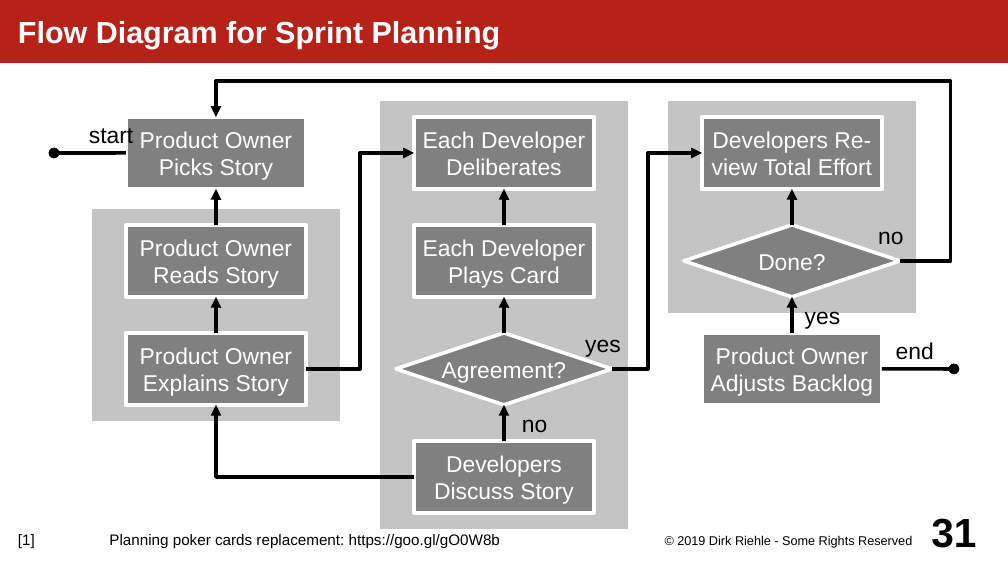
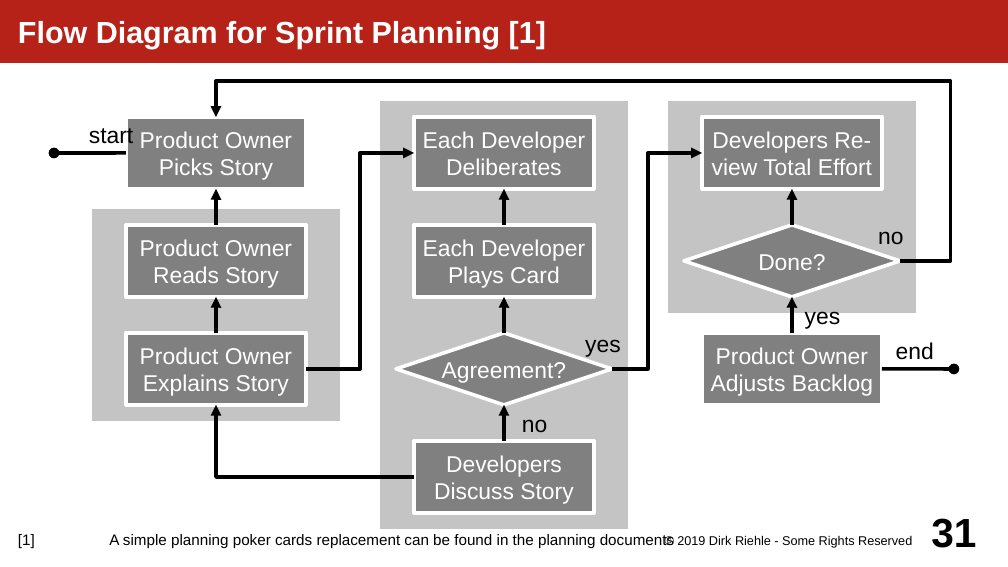
Before and after one commit to dirkriehle/amos-course, a slide deck: slide 31 of Lecture slides/AMOS B01 - Project Crash Course.odp. Drawn at 1008x567 pixels with LibreOffice and Linux fonts; fonts in the diff are those of the drawing. Boxes give left, top, right and bottom in pixels: in the first picture for what was removed or moved away, otherwise in the second. Text is boxed around its words. In the diff, an @@ line names an element or a change of style, - is before the commit and + after.

```diff
--- a/Lecture slides/AMOS B01 - Project Crash Course.odp
+++ b/Lecture slides/AMOS B01 - Project Crash Course.odp
@@ title at bbox=[18, 21, 546, 49]: text changed @@
-Flow Diagram for Sprint Planning
+Flow Diagram for Sprint Planning [1]
@@ text at bbox=[18, 534, 674, 548]: text changed @@
-[1] Planning poker cards replacement: https://goo.gl/gO0W8b
+[1] A simple planning poker cards replacement can be found in the planning documents
```
Also in this commit, not shown: 6 other slides changed, 2 other files.
